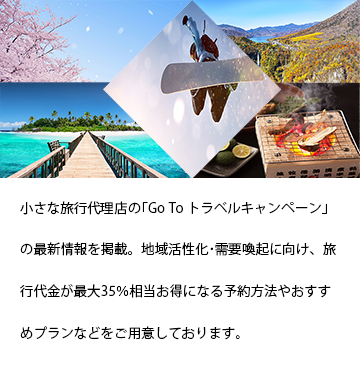
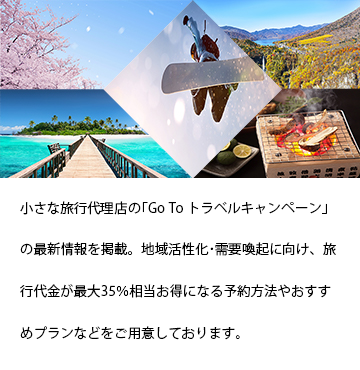
Layered file, before and after one edit (360 x 370). Changes by layer:
painted on "No.1" over [0, 0, 360, 178]
